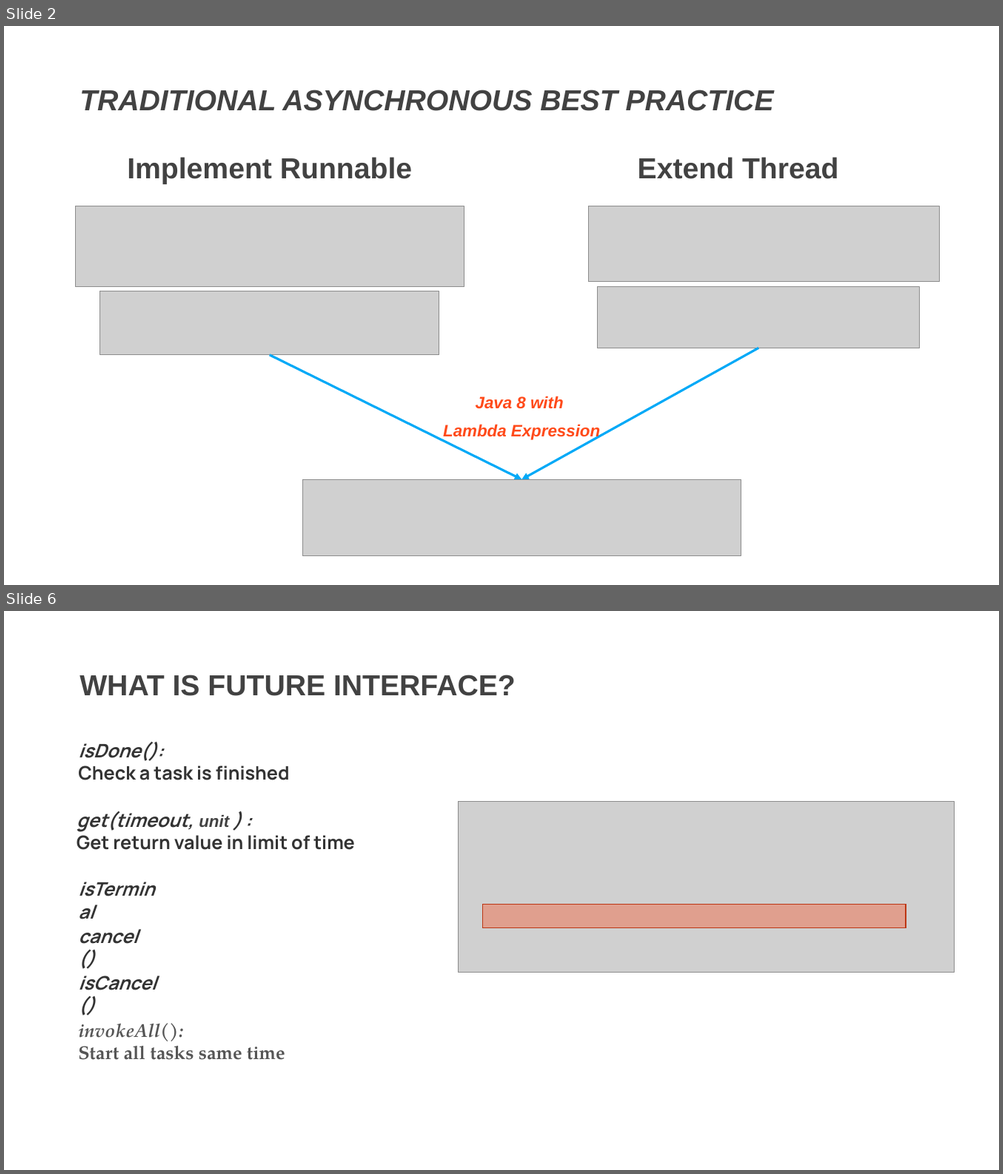
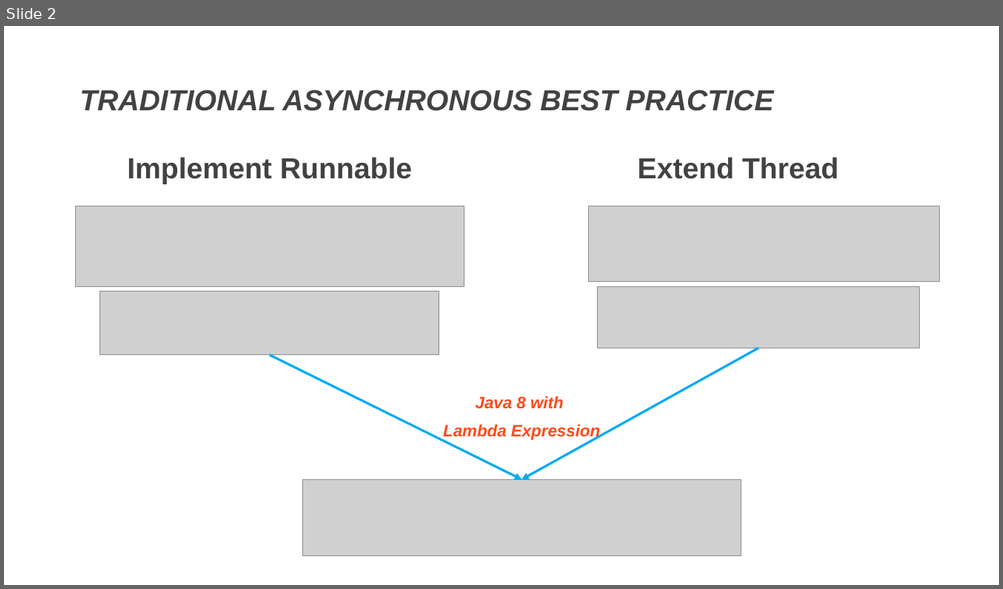
Before and after one commit to DevDay2019-AxonActive/DevDay2019---Advanced-Java, a slide deck: presentations/java_future.pptx. Shown one above the other, each under a label of ours: slides 2 and 6 before the commit, slide 2 after it; the slides between them are not shown. The pictures are 1003x1174 and 1003x589 pixels, drawn with LibreOffice and Linux fonts; fonts in the diff are those of the drawing; grey boxes stand for pictures; background and template pictures are left out. Boxes give left, top, right and bottom in pixels: in the first picture for what was removed or moved away, otherwise in the second. Text is boxed around its words. In the diff, an @@ line names an element or a change of style, - is before the commit and + after.

Commit message:
Update slide for comletable future

```diff
--- a/presentations/java_future.pptx
+++ b/presentations/java_future.pptx
@@ slide 6 removed at bbox=[4, 611, 999, 1170], background picture (left out) @@
@@ text removed at bbox=[79, 675, 515, 696] @@
-WHAT IS FUTURE INTERFACE?
@@ text removed at bbox=[78, 741, 290, 780] @@
-isDone():
-Check a task is finished
@@ picture removed at bbox=[458, 801, 954, 972] @@
@@ text removed at bbox=[77, 812, 355, 850] @@
-get(timeout, unit ) :
-Get return value in limit of time
@@ text removed at bbox=[71, 874, 169, 904] @@
-isTerminal
@@ rectangle removed at bbox=[483, 904, 906, 928] @@
@@ text removed at bbox=[78, 932, 138, 944] @@
-cancel()
@@ text removed at bbox=[78, 976, 156, 991] @@
-isCancel()
@@ text removed at bbox=[78, 1023, 285, 1060] @@
-invokeAll():
-Start all tasks same time
```
Also in this commit, not shown: 4 slides changed, 19 slides added, 8 other slides removed.
